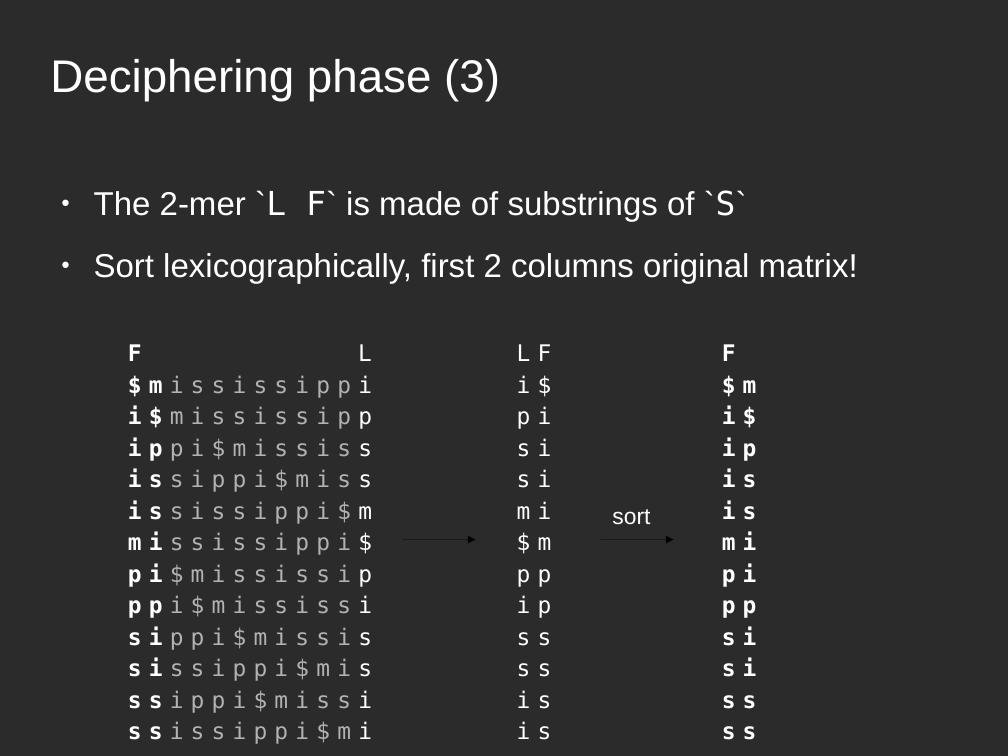
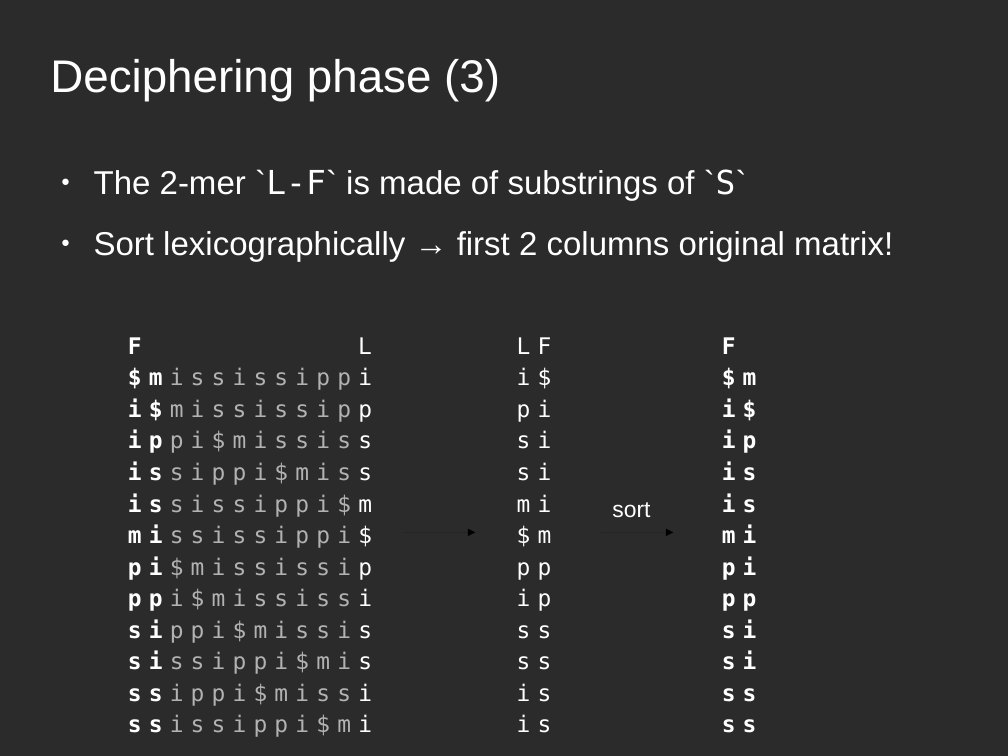
Before and after one commit to bebosudo/advanced-programming-II, a slide deck: slide 9 of paper_presentation/bwt.odp. Drawn at 1008x756 pixels with LibreOffice and Linux fonts; fonts in the diff are those of the drawing; background and template pictures are left out; a plain dark background stands for a picture behind light text. Boxes give left, top, right and bottom in pixels: in the first picture for what was removed or moved away, otherwise in the second. Text is boxed around its words. In the diff, an @@ line names an element or a change of style, - is before the commit and + after.

```diff
--- a/paper_presentation/bwt.odp
+++ b/paper_presentation/bwt.odp
@@ text at (94,169,893,262): text changed @@
-● The 2-mer `L F` is made of substrings of `S`
-● Sort lexicographically, first 2 columns original matrix!
+● The 2-mer `L-F` is made of substrings of `S`
+● Sort lexicographically → first 2 columns original matrix!
@@ 3 texts: place and size @@
-3 texts at (128,344,757,744)
+3 texts at (128,337,757,737)
@@ 2 arrows, 1 text: place and size @@
-2 arrows, 1 text at (402,509,674,540)
+2 arrows, 1 text at (402,502,674,532)
```
Also in this commit, not shown: 17 other slides changed, 1 slide added, 1 other file.
